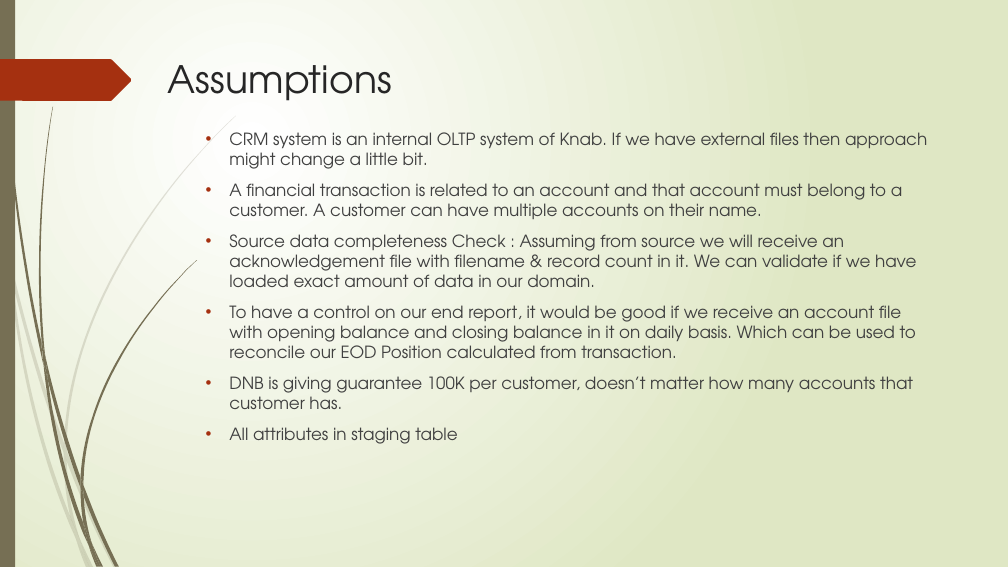
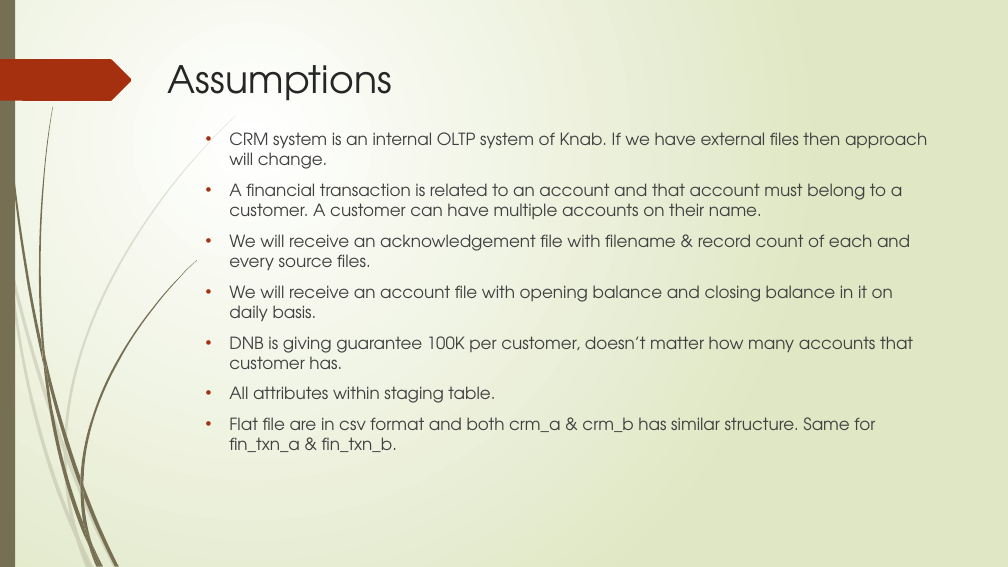
Before and after one commit to Kulamanipradhan0/knab_dwh, a slide deck: slide 7 of KPradhan_Knab_DWH_Presentation.pptx (slide 16 before the commit). Drawn at 1008x567 pixels with LibreOffice and Linux fonts; fonts in the diff are those of the drawing. Boxes give left, top, right and bottom in pixels: in the first picture for what was removed or moved away, otherwise in the second. Text is boxed around its words. In the diff, an @@ line names an element or a change of style, - is before the commit and + after.

Commit message:
presentation

```diff
--- a/KPradhan_Knab_DWH_Presentation.pptx
+++ b/KPradhan_Knab_DWH_Presentation.pptx
@@ text at (x1=229, y1=132, x2=927, y2=169): text changed @@
-  • CRM system is an internal OLTP system of Knab. If we have external files then approach might change a little bit.
+  • CRM system is an internal OLTP system of Knab. If we have external files then approach will change.
@@ text at (x1=229, y1=234, x2=910, y2=321): text changed @@
-  • Source data completeness Check : Assuming from source we will receive an acknowledgement file with filename & record count in it. We can validate if we have loaded exact amount of data in our domain.
-  • To have a control on our end report, it would be good if we receive an account file with opening balance and closing balance in it on daily basis. Which can be used to reconcile our EOD Position calculated from transaction.
+  • We will receive an acknowledgement file with filename & record count of each and every source files.
+  • We will receive an account file with opening balance and closing balance in it on daily basis.
@@ text at (x1=229, y1=386, x2=875, y2=452): text changed @@
-  • All attributes in staging table
+  • All attributes within staging table.
+  • Flat file are in csv format and both crm_a & crm_b has similar structure. Same for fin_txn_a & fin_txn_b.
```
Also in this commit, not shown: 7 other slides changed, 2 slides added, 1 slide removed, 1 other file.
